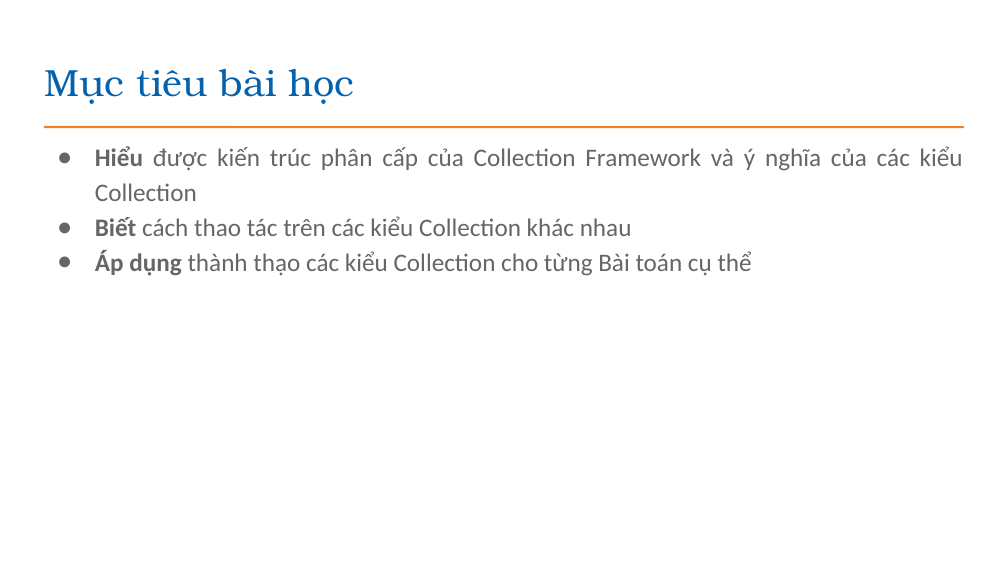
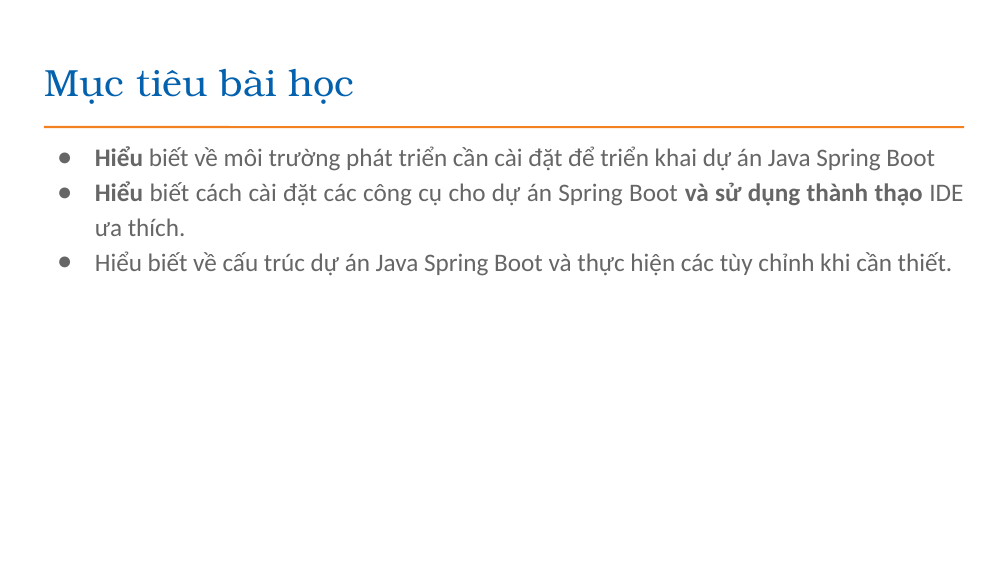
Before and after one commit to EdisonTechnologyAcademy/Java---Construction, a slide deck: slide 2 of presentations/Bài 17_Moi truong phat trien Spring Boot.pptx. Drawn at 1008x567 pixels with LibreOffice and Linux fonts; fonts in the diff are those of the drawing; background and template pictures are left out. Boxes give left, top, right and bottom in pixels: in the first picture for what was removed or moved away, otherwise in the second. Text is boxed around its words. In the diff, an @@ line names an element or a change of style, - is before the commit and + after.

```diff
--- a/presentations/Bài 17_Moi truong phat trien Spring Boot.pptx
+++ b/presentations/Bài 17_Moi truong phat trien Spring Boot.pptx
@@ text at box(95, 146, 963, 276): text changed @@
-● Hiểu được kiến trúc phân cấp của Collection Framework và ý nghĩa của các kiểu Collection
-● Biết cách thao tác trên các kiểu Collection khác nhau
-● Áp dụng thành thạo các kiểu Collection cho từng Bài toán cụ thể
+● Hiểu biết về môi trường phát triển cần cài đặt để triển khai dự án Java Spring Boot
+● Hiểu biết cách cài đặt các công cụ cho dự án Spring Boot và sử dụng thành thạo IDE ưa thích.
+● Hiểu biết về cấu trúc dự án Java Spring Boot và thực hiện các tùy chỉnh khi cần thiết.
```
Also in this commit, not shown: 21 other slides changed, 8 slides added, 21 slides removed, 2 other files.
